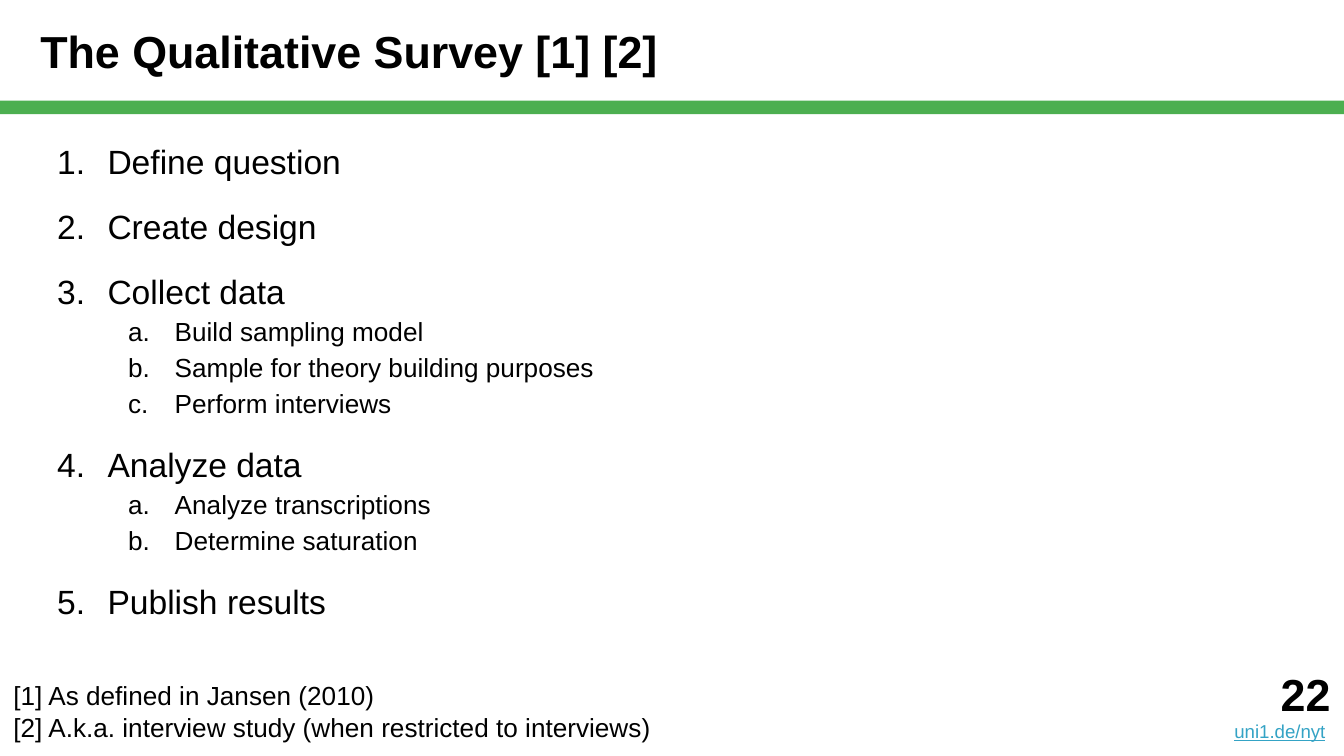
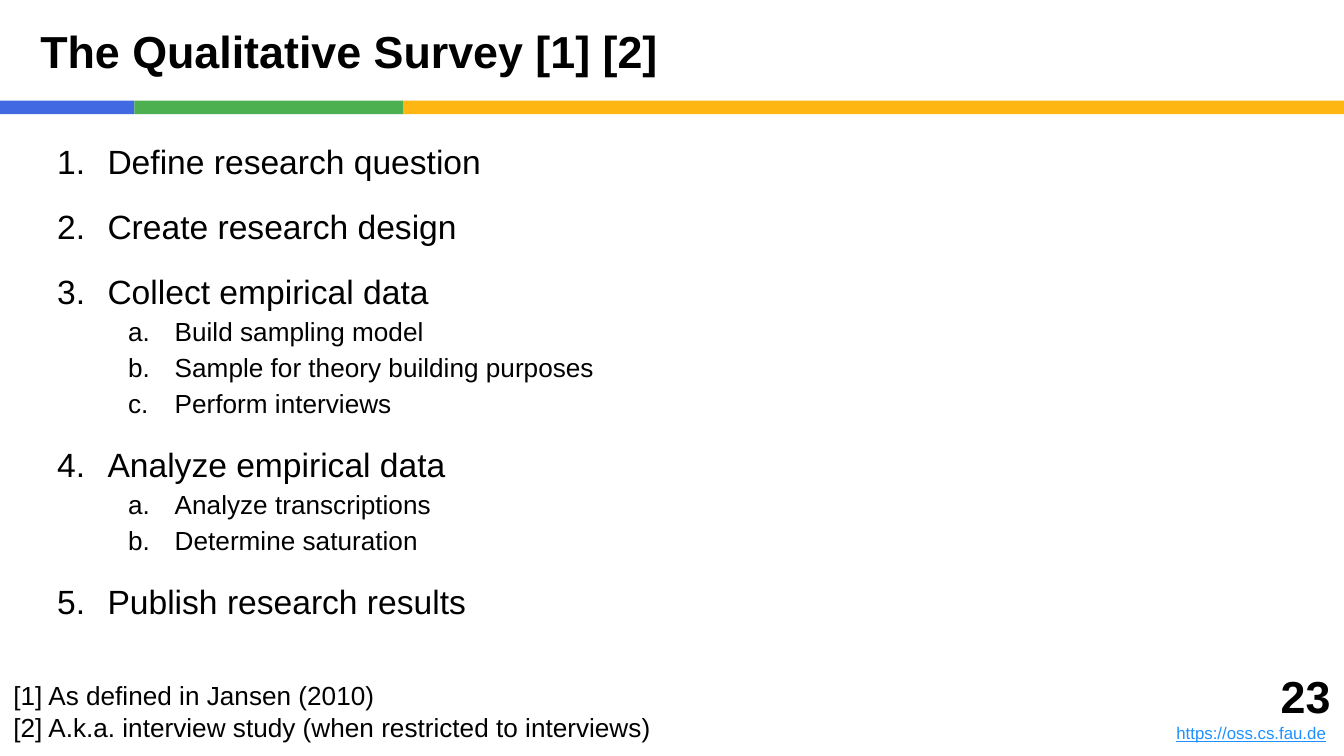
Before and after one commit to dirkriehle/nyt-course, a slide deck: slide 23 of Lecture slides/NYT B02 - Scientific Research.pptx (slide 22 before the commit). Drawn at 1344x756 pixels with LibreOffice and Linux fonts; fonts in the diff are those of the drawing. Boxes give left, top, right and bottom in pixels: in the first picture for what was removed or moved away, otherwise in the second. Text is boxed around its words. In the diff, an @@ line names an element or a change of style, - is before the commit and + after.

```diff
--- a/Lecture slides/NYT B02 - Scientific Research.pptx
+++ b/Lecture slides/NYT B02 - Scientific Research.pptx
@@ rectangle added at (0, 101, 134, 114), fill #4169E1 @@
@@ rectangle added at (134, 101, 403, 114), fill #4CAF50 @@
@@ rectangle: place and size @@
-rectangle at (0, 101, 1344, 114)
+rectangle at (403, 101, 1344, 114)
@@ rectangle at (403, 101, 1344, 114): fill #4CAF50 to #FEB612 @@
@@ text at (108, 149, 481, 310): text changed @@
-1. Define question
-2. Create design
-3. Collect data
+1. Define research question
+2. Create research design
+3. Collect empirical data
@@ text at (108, 452, 445, 483): text changed @@
-4. Analyze data
+4. Analyze empirical data
@@ text at (108, 589, 466, 615): text changed @@
-5. Publish results
+5. Publish research results
@@ text added at (1176, 681, 1331, 743), 9 pt, text #1E90FF, underline @@
+23
+https://oss.cs.fau.de
@@ text removed at (1234, 679, 1331, 742) @@
-22
-uni1.de/nyt
```
Also in this commit, not shown: 44 other slides changed, 1 slide added, 1 other file.
